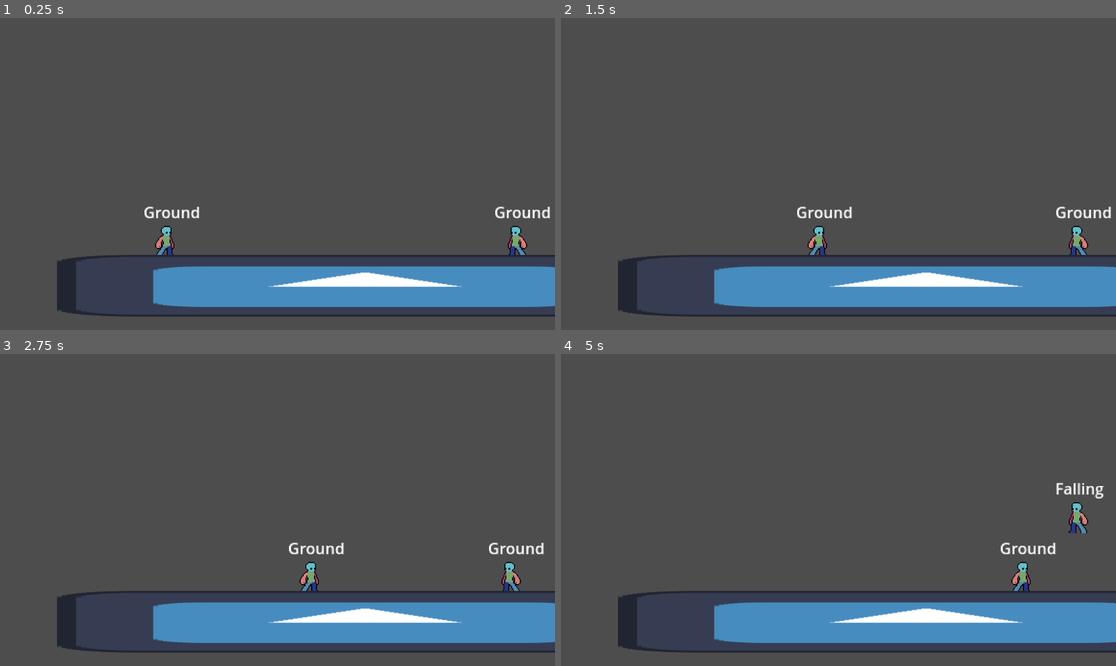
Above: before the commit, frames 1-4 (two rows, left to right).
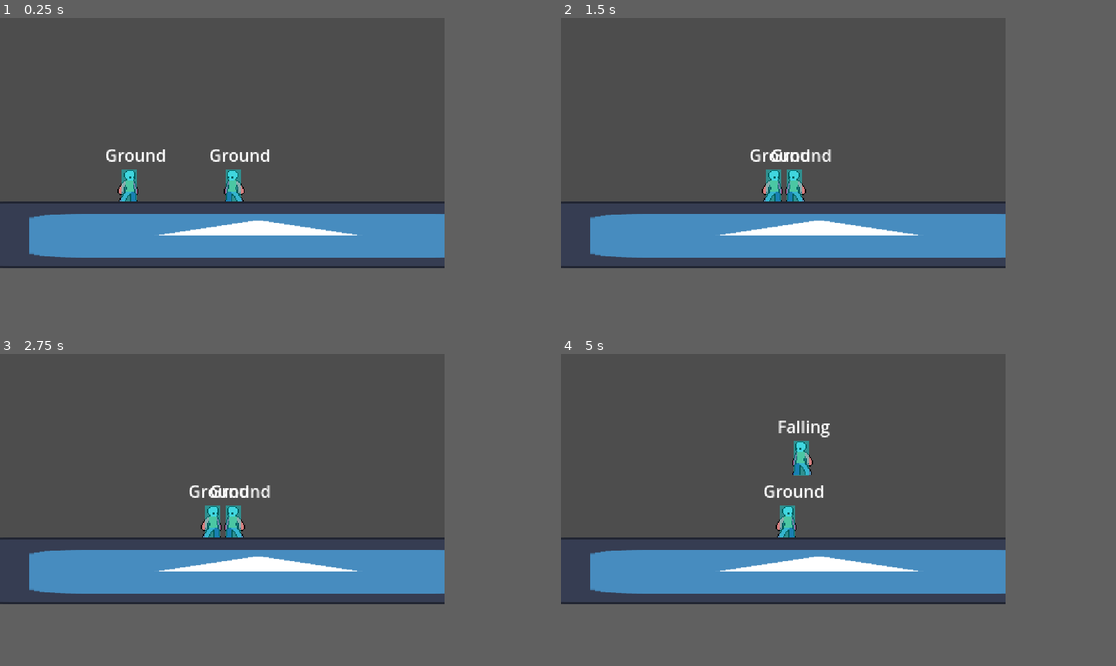
Above: after the commit, the same moments.

Repository: rmjuarez12/i-teched-that-fg
Game: Godot game, scene res://test-scene.tscn
The game is run twice, just before and just after one commit, with the same random seed, the same clock (stepped at 60 frames per second) and the same inputs. The engine's default icon, where the game draws it, is replaced by a stand-in: a white triangle on a blue panel in a dark square.
Inputs:
- Up to frame 1 (0.25 s): no input
- Up to frame 2 (1.5 s): tap Enter at 0.5 s; hold D (p1_forward) from 0.53 s (still down); tap Down (p2_down) at 0.6 s; tap J (p1_L, bound only after the commit) at 0.8, 1.35 s
- Up to frame 3 (2.75 s): tap Down (p2_down) at 1.55 s; release D (p1_forward) at 2.03 s; hold S (p1_down) from 2.03 s (still down); tap Left (p2_back) at 2.1 s; tap J (p1_L, bound only after the commit) at 2.3 s
- Up to frame 4 (5 s): tap Space at 2.75 s; release S (p1_down) at 2.78 s; hold D (p1_forward) 2.78-4.28 s; tap Down (p2_down) at 2.85, 4.55 s; tap Right (p2_forward) at 3.6 s; tap J (p1_L, bound only after the commit) at 3.8 s; hold S (p1_down) from 4.28 s (still down); tap Up (p2_up) at 4.35 s; tap D (p1_forward) at 4.52 s
In our replay, the window is 799x449 before the commit and 640x360 after it. These sizes can differ from the game's own. Grey fills any space a smaller window leaves; there, only what the larger window draws over its background counts as a difference.

The runs differ from the first frame. In frame 1, 24% of the frame differs, in the area x 0-100%, y 42-96%; in frame 2, 23%; in frame 3, 23%; in frame 4, 24%, in the area x 0-100%, y 21-96%.

Commit message:
Added hitboxes

Diff:
--- a/project.godot
+++ b/project.godot
@@ -14,6 +14,13 @@
 run/main_scene="uid://dgfhfviuhyq4g"
 config/features=PackedStringArray("4.4", "Forward Plus")
 config/icon="res://icon.svg"
+
+[display]
+
+window/size/viewport_width=640
+window/size/viewport_height=360
+window/stretch/mode="canvas_items"
+window/stretch/aspect="expand"
 
 [input]
 
@@ -35,6 +42,11 @@
 p1_down={
 "deadzone": 0.2,
 "events": [Object(InputEventKey,"resource_local_to_scene":false,"resource_name":"","device":-1,"window_id":0,"alt_press …(192 unchanged characters)…
+]
+}
+p1_L={
+"deadzone": 0.2,
+"events": [Object(InputEventKey,"resource_local_to_scene":false,"resource_name":"","device":-1,"window_id":0,"alt_pressed":false,"shift_pressed":false,"ctrl_pressed":false,"meta_pressed":false,"pressed":false,"keycode":0,"physical_keycode":74,"key_label":0,"unicode":106,"location":0,"echo":false,"script":null)
 ]
 }
 p2_back={
--- /dev/null
+++ b/scenes/GameManagementScenes/HitBoxes/hitbox.tscn
@@ -0,0 +1,23 @@
+[gd_scene load_steps=3 format=3 uid="uid://dcqkqlg424txh"]
+
+[ext_resource type="Script" uid="uid://dqygha43cg4rd" path="res://scenes/GameManagementScenes/HitBoxes/scripts/hit_boxes.gd" id="1_yl4gg"]
+
+[sub_resource type="RectangleShape2D" id="RectangleShape2D_yl4gg"]
+
+[node name="Hitbox" type="Area2D"]
+collision_layer = 2
+collision_mask = 2
+script = ExtResource("1_yl4gg")
+
+[node name="CollisionShape2D" type="CollisionShape2D" parent="."]
+shape = SubResource("RectangleShape2D_yl4gg")
+debug_color = Color(0.921157, 0.200782, 0.494826, 0.42)
+
+[node name="ColorRect" type="ColorRect" parent="."]
+modulate = Color(1, 0.0196078, 0.227451, 0.282353)
+offset_left = -10.0
+offset_top = -10.0
+offset_right = 10.0
+offset_bottom = 10.0
+
+[connection signal="area_entered" from="." to="." method="_on_area_entered"]
--- /dev/null
+++ b/scenes/GameManagementScenes/HitBoxes/hurt_box.tscn
@@ -0,0 +1,21 @@
+[gd_scene load_steps=3 format=3 uid="uid://co658m44208dt"]
+
+[ext_resource type="Script" uid="uid://bkeiqllu752h7" path="res://scenes/GameManagementScenes/HitBoxes/scripts/hurt_boxes.gd" id="1_v0jxm"]
+
+[sub_resource type="RectangleShape2D" id="RectangleShape2D_v0jxm"]
+
+[node name="HurtBox" type="Area2D" groups=["hurtboxes"]]
+collision_layer = 2
+collision_mask = 2
+script = ExtResource("1_v0jxm")
+
+[node name="CollisionShape2D" type="CollisionShape2D" parent="."]
+shape = SubResource("RectangleShape2D_v0jxm")
+debug_color = Color(0.185825, 0.555695, 0.860575, 0.42)
+
+[node name="ColorRect" type="ColorRect" parent="."]
+modulate = Color(0, 1, 1, 0.372549)
+offset_left = -10.0
+offset_top = -10.0
+offset_right = 10.0
+offset_bottom = 10.0
--- /dev/null
+++ b/scenes/GameManagementScenes/HitBoxes/scripts/hit_boxes.gd
@@ -0,0 +1,42 @@
+extends Area2D
+
+@onready var collision_shape: CollisionShape2D = $CollisionShape2D
+@onready var hitbox_parent = get_parent().get_parent()
+
+var hitboxes: Array[Area2D]
+
+func _ready() -> void:
+	for child in get_parent().get_children():
+		if child is Area2D:
+			hitboxes.append(child)
+		else:
+			push_error("Child node is not an Area2D: " + child.name)
+
+func _process(_delta: float) -> void:
+	if hitbox_parent.state_machine.current_state.name == "Attacking":
+		toggle_hitboxes(true)
+	else:
+		toggle_hitboxes(false)
+
+func toggle_hitboxes(enable: bool) -> void:
+	for hitbox in hitboxes:
+		var hitbox_display: ColorRect = hitbox.get_node("ColorRect")
+
+		if enable:
+			hitbox.monitoring = true
+			hitbox.visible = true
+			hitbox_display.visible = true
+		else:
+			hitbox.monitoring = false
+			hitbox.visible = false
+			hitbox_display.visible = false
+
+func _on_area_entered(area: Area2D) -> void:
+	var hurtbox_parent: CharacterBody2D = area.get_parent().get_parent()
+
+	if hitbox_parent == hurtbox_parent:
+		return
+
+	if area.is_in_group("hurtboxes"):
+		hurtbox_parent.velocity.x = 1000
+		toggle_hitboxes(false)
--- /dev/null
+++ b/scenes/GameManagementScenes/HitBoxes/scripts/hurt_boxes.gd
@@ -0,0 +1,12 @@
+extends Area2D
+
+@export var collision_shape: CollisionShape2D
+
+# func _draw():
+# 	if collision_shape.shape is RectangleShape2D:
+# 		var s = collision_shape.shape.size
+# 		draw_rect(Rect2(-s/2, s), Color(1, 0, 0, 0.4), false)
+
+
+# func _process(_delta):
+# 	queue_redraw()
--- a/scenes/Player/Player.tscn
+++ b/scenes/Player/Player.tscn
@@ -8,19 +8,19 @@
 [ext_resource type="Script" uid="uid://bb6xyehby4fn4" path="res://scenes/Player/scripts/falling_state.gd" id="6_fxc31"]
 [ext_resource type="Script" uid="uid://sfg550twckkp" path="res://scenes/Player/scripts/forward_dash_state.gd" id="7_fxc31"]
 [ext_resource type="Script" uid="uid://dybxmei2wnt3u" path="res://scenes/Player/scripts/back_dash_state.gd" id="8_puxyr"]
+[ext_resource type="PackedScene" uid="uid://dcqkqlg424txh" path="res://scenes/GameManagementScenes/HitBoxes/hitbox.tscn" id="9_dqp0f"]
+[ext_resource type="Script" uid="uid://ce0m10c0yb2fh" path="res://scenes/Player/scripts/attacking_state.gd" id="9_tl8lu"]
+[ext_resource type="PackedScene" uid="uid://co658m44208dt" path="res://scenes/GameManagementScenes/HitBoxes/hurt_box.tscn" id="10_dqp0f"]
 
 [sub_resource type="RectangleShape2D" id="RectangleShape2D_c5pbs"]
 size = Vector2(20, 33)
 
 [sub_resource type="AnimationNodeStateMachine" id="AnimationNodeStateMachine_socpp"]
 
-[sub_resource type="RectangleShape2D" id="RectangleShape2D_mmokv"]
-
-[sub_resource type="RectangleShape2D" id="RectangleShape2D_puxyr"]
-size = Vector2(14, 30)
-
-[node name="Player" type="CharacterBody2D"]
+[node name="Player" type="CharacterBody2D" node_paths=PackedStringArray("player_hitboxes", "player_hurtboxes")]
 script = ExtResource("1_ky53y")
+player_hitboxes = NodePath("HitBoxes")
+player_hurtboxes = NodePath("HurtBoxes")
 
 [node name="Sprite2D" type="Sprite2D" parent="."]
 texture = ExtResource("2_bvqhm")
@@ -44,9 +44,10 @@
 animation_tree = NodePath("../BigGuyAnim/AnimationTree")
 state_label = NodePath("../Label")
 
-[node name="Ground" type="Node" parent="StateMachine" node_paths=PackedStringArray("jump_state", "falling_state", "f_dash_state", "b_dash_state")]
+[node name="Ground" type="Node" parent="StateMachine" node_paths=PackedStringArray("jump_state", "attack_state", "falling_state", "f_dash_state", "b_dash_state")]
 script = ExtResource("4_socpp")
 jump_state = NodePath("../Jump")
+attack_state = NodePath("../Attacking")
 falling_state = NodePath("../Falling")
 f_dash_state = NodePath("../ForwardDash")
 b_dash_state = NodePath("../BackDash")
@@ -78,6 +79,13 @@
 can_move = false
 metadata/_custom_type_script = "uid://dc1su2sa0sebm"
 
+[node name="Attacking" type="Node" parent="StateMachine" node_paths=PackedStringArray("ground_state", "attack_timer")]
+script = ExtResource("9_tl8lu")
+ground_state = NodePath("../Ground")
+attack_timer = NodePath("../../AttackTimer")
+can_move = false
+metadata/_custom_type_script = "uid://dc1su2sa0sebm"
+
 [node name="BigGuyAnim" type="Node" parent="."]
 
 [node name="AnimationTree" type="AnimationTree" parent="BigGuyAnim"]
@@ -94,24 +102,20 @@
 [node name="BDashTimer" type="Timer" parent="."]
 wait_time = 0.5
 
-[node name="HitBoxes" type="Node" parent="."]
+[node name="AttackTimer" type="Timer" parent="."]
 
-[node name="Area2D" type="Area2D" parent="HitBoxes"]
+[node name="HitBoxes" type="Node2D" parent="."]
 
-[node name="CollisionShape2D" type="CollisionShape2D" parent="HitBoxes/Area2D"]
-position = Vector2(13, 0)
-shape = SubResource("RectangleShape2D_mmokv")
-debug_color = Color(0.921157, 0.200782, 0.494826, 0.42)
+[node name="Hitbox" parent="HitBoxes" instance=ExtResource("9_dqp0f")]
+position = Vector2(11, 0)
 
-[node name="HurtBoxes" type="Node" parent="."]
+[node name="HurtBoxes" type="Node2D" parent="."]
 
-[node name="Area2D" type="Area2D" parent="HurtBoxes"]
-
-[node name="CollisionShape2D" type="CollisionShape2D" parent="HurtBoxes/Area2D"]
-shape = SubResource("RectangleShape2D_puxyr")
-debug_color = Color(0.185825, 0.555695, 0.860575, 0.42)
+[node name="HurtBox" parent="HurtBoxes" instance=ExtResource("10_dqp0f")]
+scale = Vector2(0.72, 1.64)
 
 [connection signal="timeout" from="FDashTimer" to="StateMachine/ForwardDash" method="_on_dash_timer_timeout"]
 [connection signal="timeout" from="FDashTimer" to="StateMachine/ForwardDash" method="_on_f_dash_timer_timeout"]
 [connection signal="timeout" from="BDashTimer" to="StateMachine/ForwardDash" method="_on_dash_timer_timeout"]
 [connection signal="timeout" from="BDashTimer" to="StateMachine/BackDash" method="_on_b_dash_timer_timeout"]
+[connection signal="timeout" from="AttackTimer" to="StateMachine/Attacking" method="_on_attack_timer_timeout"]
--- /dev/null
+++ b/scenes/Player/scripts/attacking_state.gd
@@ -0,0 +1,21 @@
+extends PlayerState
+
+@export var ground_state: PlayerState
+@export var attack_timer: Timer
+
+var attack_type: String
+
+func on_enter() -> void:
+	attack_timer.start()
+
+	if attack_type == "l_attack_1":
+		bg_light_grab()
+
+func _on_attack_timer_timeout() -> void:
+	attack_timer.stop()
+	next_state = ground_state
+
+# Big guy moveset
+func bg_light_grab():
+	attack_timer.wait_time = 0.2
+	character.velocity.x = 700 if character.is_facing_right else -700
--- a/scenes/Player/scripts/ground_state.gd
+++ b/scenes/Player/scripts/ground_state.gd
@@ -3,6 +3,7 @@
 @export var jump_speed:float = -400.0
 
 @export var jump_state: PlayerState
+@export var attack_state: PlayerState
 @export var falling_state: PlayerState
 @export var f_dash_state: PlayerState
 @export var b_dash_state: PlayerState
@@ -21,6 +22,10 @@
 	if character.match_motion(character.motion_inputs["BDash"]):
 		next_state = b_dash_state
 
+	if character.match_motion(character.motion_inputs["QCF"]) and Input.is_action_just_pressed(character.player_inputs.l):
+		next_state = attack_state
+		next_state.attack_type = "l_attack_1"
+
 func jump(_event : InputEvent):
 	var jump_velocity = jump_speed
 
--- a/scenes/Player/scripts/hurt_boxes.gd
+++ /dev/null
@@ -1,11 +0,0 @@
-extends Node2D
-
-@export var collision_shape: CollisionShape2D
-
-func _draw():
-    if collision_shape.shape is RectangleShape2D:
-        var s = collision_shape.shape.size
-        draw_rect(Rect2(-s/2, s), Color(1, 0, 0, 0.4), false)
-
-    elif collision_shape.shape is CircleShape2D:
-        draw_circle(Vector2.ZERO, collision_shape.shape.radius, Color(0, 1, 0, 0.4))
--- a/scenes/Player/scripts/player_controller.gd
+++ b/scenes/Player/scripts/player_controller.gd
@@ -8,6 +8,9 @@
 @onready var sprite_2d: Sprite2D = $Sprite2D
 
 @onready var state_machine: PlayerStateMachine = $StateMachine
+
+@export var player_hitboxes: Node2D
+@export var player_hurtboxes: Node2D
 
 # Define if player one
 @export var is_player_one: bool = true
@@ -20,14 +23,16 @@
   "forward": "p1_forward",
   "back": "p1_back",
 	"up": "p1_up",
-	"down": "p1_down"
+	"down": "p1_down",
+	"l": "p1_L"
 }
 
 const p2Inputs: Dictionary = {
 	"forward": "p2_forward",
   "back": "p2_back",
 	"up": "p2_up",
-	"down": "p2_down"
+	"down": "p2_down",
+	"l": "p2_L"
 }
 
 var player_inputs: Dictionary = {}
--- a/test-scene.tscn
+++ b/test-scene.tscn
@@ -10,14 +10,14 @@
 [node name="Node2D" type="Node2D"]
 
 [node name="Player1" parent="." instance=ExtResource("1_0411k")]
-position = Vector2(172, 222)
+position = Vector2(124, 153)
 
 [node name="Player2" parent="." instance=ExtResource("1_0411k")]
-position = Vector2(536, 208)
+position = Vector2(224, 153)
 is_player_one = false
 
 [node name="StaticBody2D" type="StaticBody2D" parent="."]
-position = Vector2(379, 278)
+position = Vector2(248, 208)
 scale = Vector2(5, 0.5)
 
 [node name="Sprite2D" type="Sprite2D" parent="StaticBody2D"]
@@ -27,9 +27,9 @@
 position = Vector2(-0.0999985, 2)
 shape = SubResource("RectangleShape2D_8amj3")
 
+[node name="GameManager" parent="." instance=ExtResource("3_8amj3")]
+
 [node name="Camera2D" type="Camera2D" parent="."]
-zoom = Vector2(2, 2)
+zoom = Vector2(1.5, 1.5)
 limit_left = 0
 limit_top = 0
-
-[node name="GameManager" parent="." instance=ExtResource("3_8amj3")]
Not shown, added: scenes/GameManagementScenes/HitBoxes/scripts/hit_boxes.gd.uid
Renamed: scenes/Player/scripts/hurt_boxes.gd.uid -> scenes/GameManagementScenes/HitBoxes/scripts/hurt_boxes.gd.uid
Not shown: 1 places in scenes/Player/Player.tscn that only renumber resources
Not shown, added: scenes/Player/scripts/attacking_state.gd.uid
